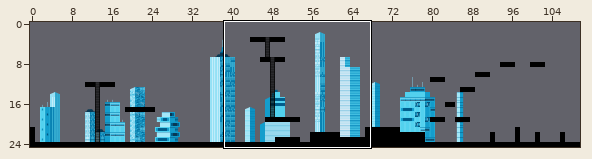
Level history. Tiled map (JSON): assets/tilemaps/The City.json. Above, an overview of the earlier version with the close-up marked.
Close-up. The starting point:
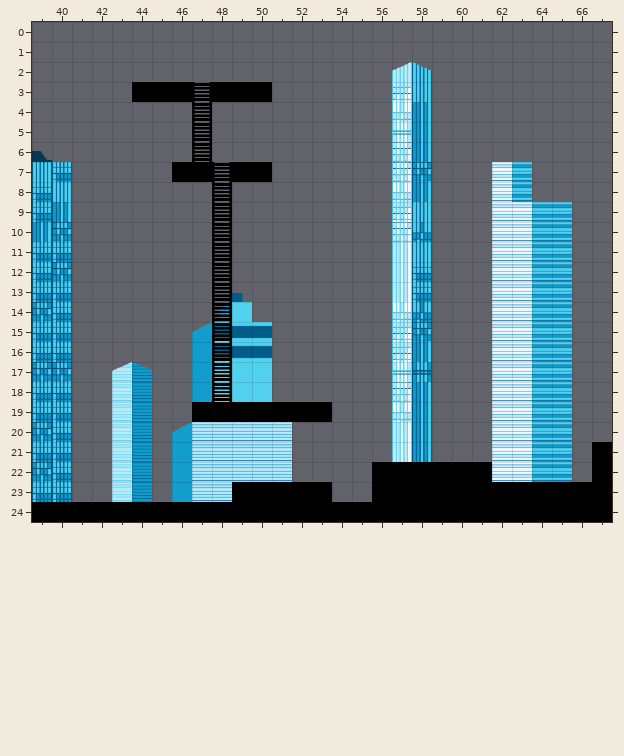
Cells are 32x32 px. Shown: x 39..67, y 0..24. The commit also changed other parts of the map, which this record leaves out. The old version is drawn lined up with the new one.
The result:
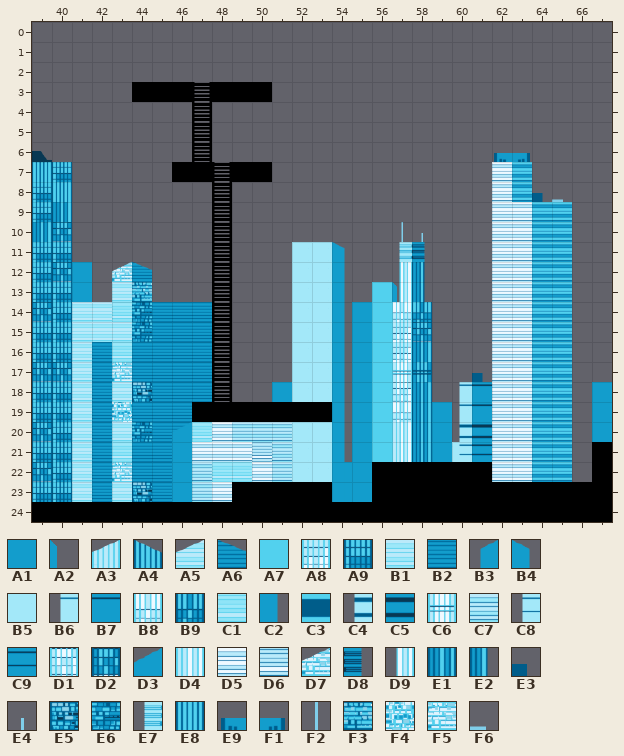
Key: from "Skyscrapers": A1 1, A2 2, A3 9, A4 10, A5 11, A6 12, A7 15, A8 23, A9 24, B1 25, B2 27, B3 28, B4 29, B5 30, B6 33, B7 35, B8 37, B9 38, C1 39, C2 43, C3 44, C4 47, C5 49, C6 51, C7 53, C8 61, C9 63, D1 65, D2 66, D3 72, D4 79, D5 81, D6 82, D7 90, D8 92, D9 93, E1 94, E2 95, E3 96, E4 97, E5 102, E6 103, E7 106, E8 108, E9 109, F1 110, F2 111, F3 116, F4 118, F5 119, F6 122.
__ is an empty cell.
Tiles of an added or newly shown layer are drawn over the layers below it.
Diff:
map size 150x25 -> 200x25 cells
Layer "Right back" (now shown):
y 12..13: x 41 __ -> A1
y 14..17: x 55 __ -> A1
y 18: x 51 __ -> A1; x 55 __ -> A1; x 67 __ -> A1
y 19..20: x 55 __ -> A1; x 59 __ -> A1; x 67 __ -> A1
y 21: x 55 __ -> A1; x 59..60 __ __ -> A1 B5
y 22..23: x 54..55 __ __ -> A1 A1
Layer "Back scrapers" (now shown):
y 11: x 52..54 __ __ __ -> B5 B5 B4
y 12: x 52..54 __ __ __ -> B5 B5 C2
y 13: x 52..54 __ __ __ -> B5 B5 C2; x 56..57 __ __ -> A7 A2
y 14..15: x 41..42 __ __ -> B1 B1; x 45..47 __ __ __ -> B2 B2 B2; x 52..54 __ __ __ -> B5 B5 C2; x 56 __ -> A7
y 16: x 41..42 __ __ -> B1 B2; x 45..47 __ __ __ -> B2 B2 B2; x 52..54 __ __ __ -> B5 B5 C2; x 56 __ -> A7
y 17: x 41..42 __ __ -> B1 B2; x 45..47 __ __ __ -> B2 B2 B2; x 52..54 __ __ __ -> B5 B5 C2; x 56 __ -> A7; x 61 __ -> E3
y 18: x 41..42 __ __ -> B1 B2; x 45..47 __ __ __ -> B2 B2 B2; x 52..54 __ __ __ -> B5 B5 C2; x 56 __ -> A7; x 60..61 __ __ -> B6 B7
y 19: x 41..42 __ __ -> B1 B2; x 45..46 __ __ -> B2 B2; x 54 __ -> C2; x 56 __ -> A7; x 60..61 __ __ -> B6 B7
y 20: x 41..42 __ __ -> B1 B2; x 45..46 __ __ -> B2 B2; x 52..54 __ __ __ -> B5 B5 C2; x 56 __ -> A7; x 60..61 __ __ -> C4 C5
y 21: x 41..42 __ __ -> B1 B2; x 45 __ -> B2; x 52..54 __ __ __ -> B5 B5 C2; x 56 __ -> A7; x 60..61 __ __ -> C8 C9
y 22: x 41..42 __ __ -> B1 B2; x 45 __ -> B2; x 52..54 __ __ __ -> B5 B5 C2
y 23: x 41..42 __ __ -> B1 B2; x 45 __ -> B2; x 54 __ -> C2
Layer "Scrapers":
y 2: x 57..58 A3 A4 -> __ __
y 3: x 57..58 A8 E8 -> __ __
y 4: x 57..58 B8 E1 -> __ __
y 5: x 57..58 C6 E1 -> __ __
y 6: x 57..58 D1 E1 -> __ __; x 62..63 __ __ -> E9 F1
y 7: x 57..58 D1 D2 -> __ __
y 8: x 57..58 B8 E1 -> __ __; x 64..65 __ __ -> E3 F6
y 9: x 57..58 A8 E8 -> __ __
y 10: x 57..58 D1 B9 -> F2 E4
y 11: x 57..58 D4 E8 -> E7 D8
y 12: x 43..44 __ __ -> D7 A6; x 57..58 D4 A9 -> D9 E2
y 13: x 43..44 __ __ -> B1 F3; x 49 E3 -> __; x 57..58 D4 A9 -> D9 E2
y 14: x 43..44 __ __ -> C1 E6; x 48..49 B3 A7 -> __ __
y 15: x 43..44 __ __ -> B1 E6; x 47..50 D3 C3 C3 C3 -> __ __ __ __
y 16: x 43..44 __ __ -> C1 B2; x 47..50 A1 C3 C3 C3 -> __ __ __ __
y 17: x 43..44 A5 A6 -> F5 B2; x 47..50 A1 A7 A7 A7 -> __ __ __ __
y 18: x 44 B2 -> E5; x 47..50 A1 A7 A7 A7 -> __ __ __ __
y 19: x 43 B1 -> F4
y 20: x 44 B2 -> E6; x 47..48 C7 C7 -> C1 D5
y 21: x 43 B1 -> C1; x 47..50 C7 C7 C7 C7 -> D5 D5 D5 D6
y 22: x 43 B1 -> F5; x 48..50 C7 C7 C7 -> C1 C1 D5
y 23: x 44 B2 -> E5; x 48 C7 -> D5
